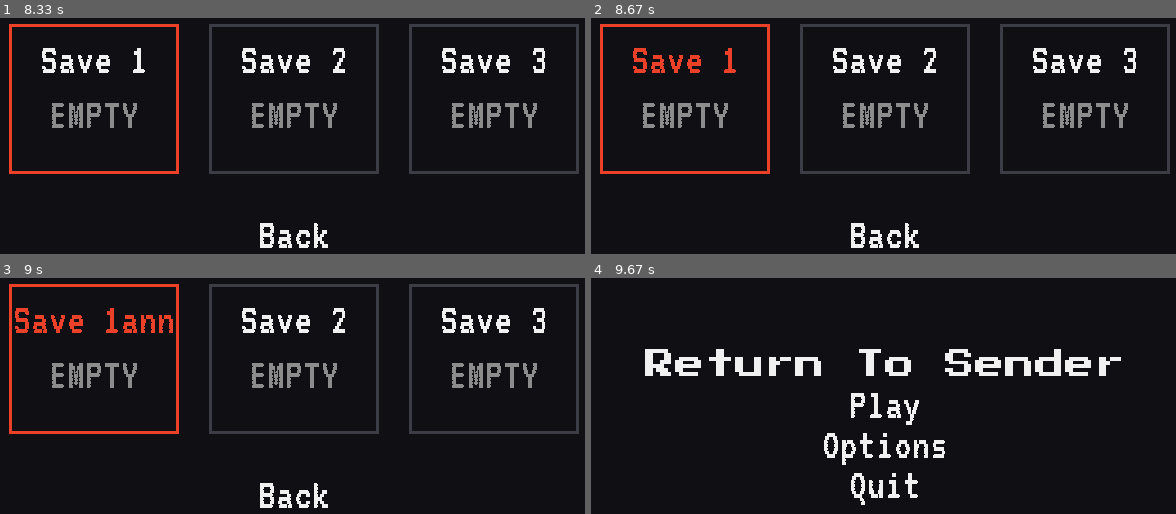
Above: before the commit, frames 1-4 (two rows, left to right).
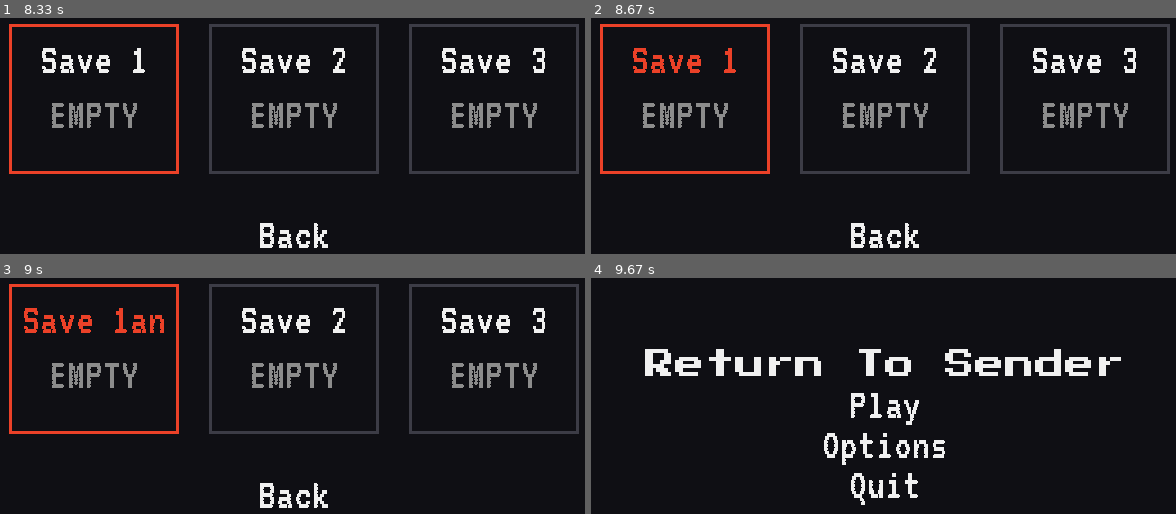
Above: after the commit, the same moments.

Repository: KDO1T/Return-To-Sender
Game: pygame game, started from main_menu.py
Same seed, same stepped clock (60 frames per second), same inputs: the game is played once before the commit and once after it.
Inputs (mouse positions are in pixels of both pictures, inside the frame that each line leads up to):
- Up to frame 1 (8.33 s): click "Play" at 0.38 s; click (298, 126) at 0.72 s; click (93, 51) at 1.05 s; click (526, 230) at 1.38 s; click "Play" at 1.72 s; click (304, 143) at 2.05 s; click (274, 43) at 2.38 s; click (421, 77) at 2.72 s; click (462, 72) at 3.05 s; click (491, 95) at 3.38 s; click (93, 58) at 3.72 s; click (321, 88) at 4.55 s; click (105, 81) at 4.88 s; click (468, 143) at 5.22 s; click (99, 237) at 5.55 s; click (93, 126) at 5.88 s; click (228, 91) at 6.22 s; click (409, 223) at 7.05 s; click (163, 159) at 7.38 s; click (339, 46) at 7.72 s; click (81, 29) at 8.05 s
- Up to frame 2 (8.67 s): click (649, 39) at 8.38 s
- Up to frame 3 (9 s): type "ann" at 8.67 s
- Up to frame 4 (9.67 s): tap Enter at 9 s; click (1117, 405) at 9.22 s; click (649, 476) at 9.55 s

Frames 1-2 are identical in both runs. In frame 3, 1.1% of the frame differs, in the area x 2-30%, y 12-24%; in frame 4, nothing differs.

Commit message:
added a save name character limit, and added error messages for save files

Diff:
--- a/main_menu.py
+++ b/main_menu.py
@@ -65,6 +65,8 @@
 renaming_save = False
 rename_text = ""
 old_name = ""
+max_name_length = 8
+message = ""
 
 
 selected = 0
@@ -72,19 +74,22 @@
 
 def save_rename():
 
+    global message
+
     new_name = rename_text.strip()
 
-    if new_name == "":      #makes sure every rename isn't empty
-        save_slots[selected_save]["name"] = old_name
+    if new_name == "":
+        message = "Name cannot be empty."
         return False
 
     for index, save in enumerate(save_slots):
 
         if index != selected_save and save["name"].lower() == new_name.lower():
-            save_slots[selected_save]["name"] = old_name
+            message = "That name is already being used."
             return False
 
     save_slots[selected_save]["name"] = new_name
+    message = ""
     return True
 
 # event loop
@@ -139,6 +144,9 @@
                 name = save["name"]
                 name_color = (240, 240, 240)
 
+            if not renaming_save and len(name) > 7:
+                name = name[:7] + "..."
+
             name_text = font_menu.render(
                 name, False, name_color
             )
@@ -357,7 +365,7 @@
 
                 # to add a new letter/character if there is anything "else"
                 else:
-                    if event.unicode.isprintable():
+                    if event.unicode.isprintable() and len(rename_text) < max_name_length:
                         rename_text += event.unicode
 
 
